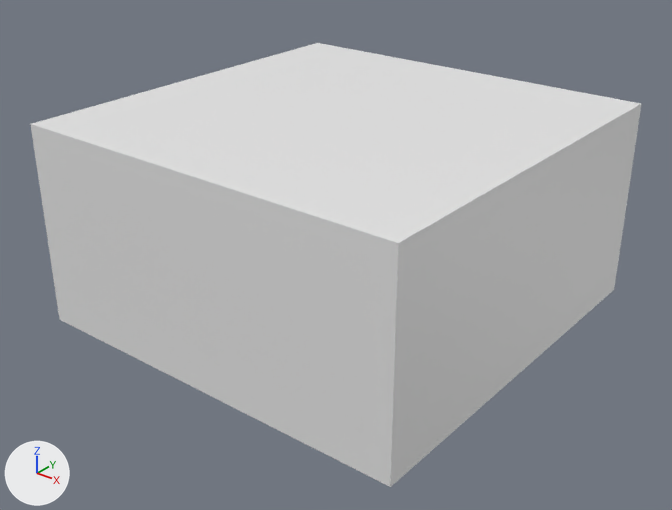
An edit to the glTF model Model3d/glb/C04-00198D.glb, drawn before and after from the same camera.
Both versions are drawn from a 50 mm camera at (0.00356, -0.00227, 0.00228) aimed at (0.00104, 0.00087, 0.00034). The axes (+X, +Y, +Z) are drawn at lower left. The lights are the same throughout. The picture after the commit comes second. Where no turn or scale is listed for an object, it has been applied to the vertices. Vertices at exactly the same position are counted once.

Objects in the first picture: 'OpenSCAD Model'.
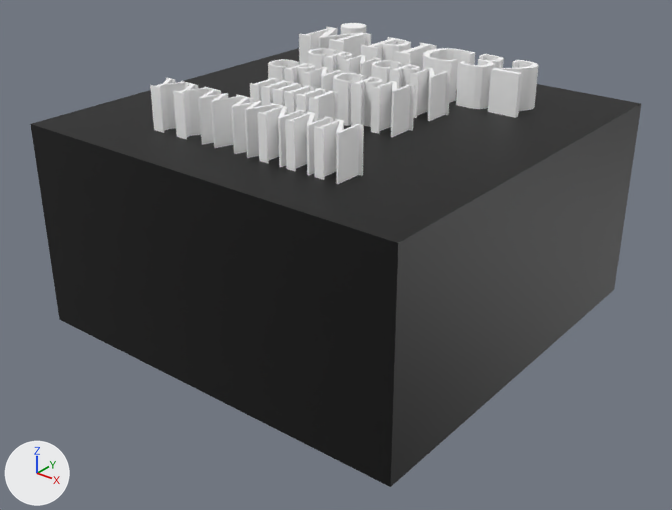
Pixel boxes (x1, y1, x2, y2) of what changed, in the pictures (672 x 510 px):
'OpenSCAD Model', reshaped: before (31, 43, 641, 487); after (31, 23, 641, 487)
part 1 of me_openscad_model, added: after (32, 23, 641, 243)
part 2 of me_openscad_model, recoloured (white to black): (31, 104, 641, 487) in both

The edits, one by one:
Material 'Color 2' (mat_color_2) is new.
Its base color is (1.0, 1.0, 1.0) (white #ffffff).
Material 'Color 1' (mat_color_1) is new.
Its base color is (0.0, 0.0, 0.0) (black #000000).
me_openscad_model is used by ob_openscad_model.
me_openscad_model had 8 vertices, 12 faces and spanned x 0.0..0.002, y 0.0..0.002, z 0.0..0.001.
me_openscad_model now has 1504 vertices, 3004 faces and spans x 0.0..0.002, y 0.0..0.002, z 0.0..0.0012.
me_openscad_model part 1: 1496 vertices added at x 0.00035..0.00164, y 0.00028..0.00184, z 0.001..0.0012.
me_openscad_model part 2: 10 faces spanning x 0.0..0.002, y 0.0..0.002, z 0.0..0.001 switch from no material to mat_color_1 (black #000000).
me_openscad_model gains material mat_color_2 (white #ffffff).
